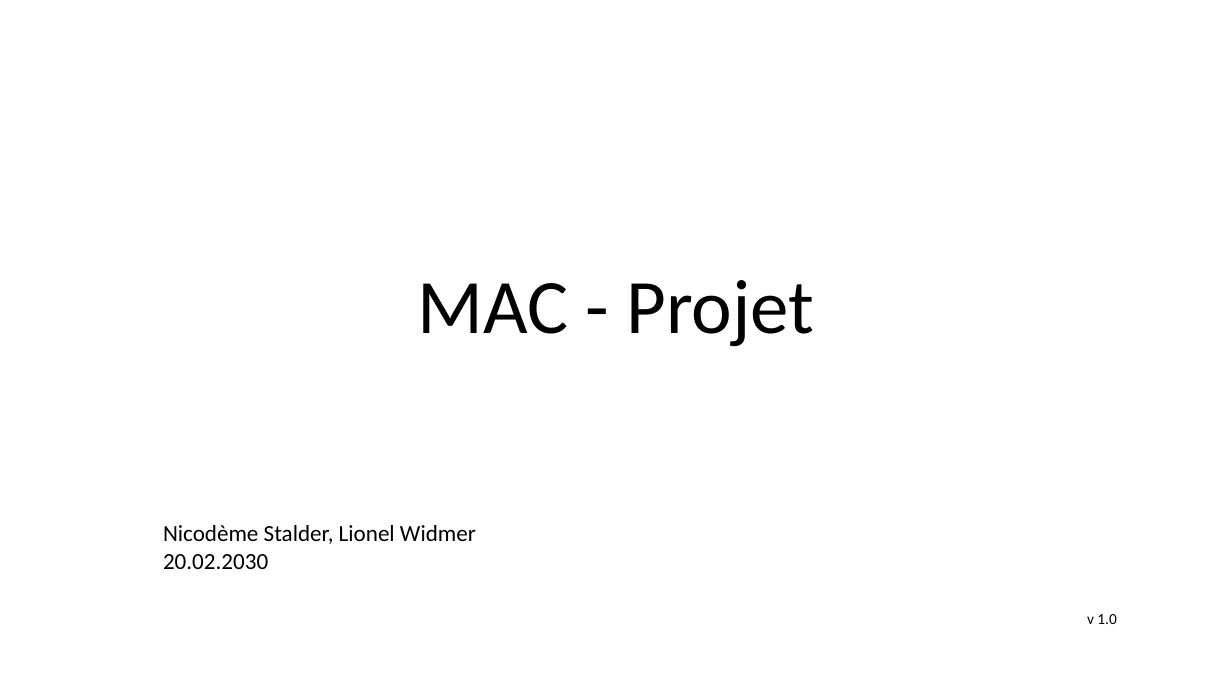
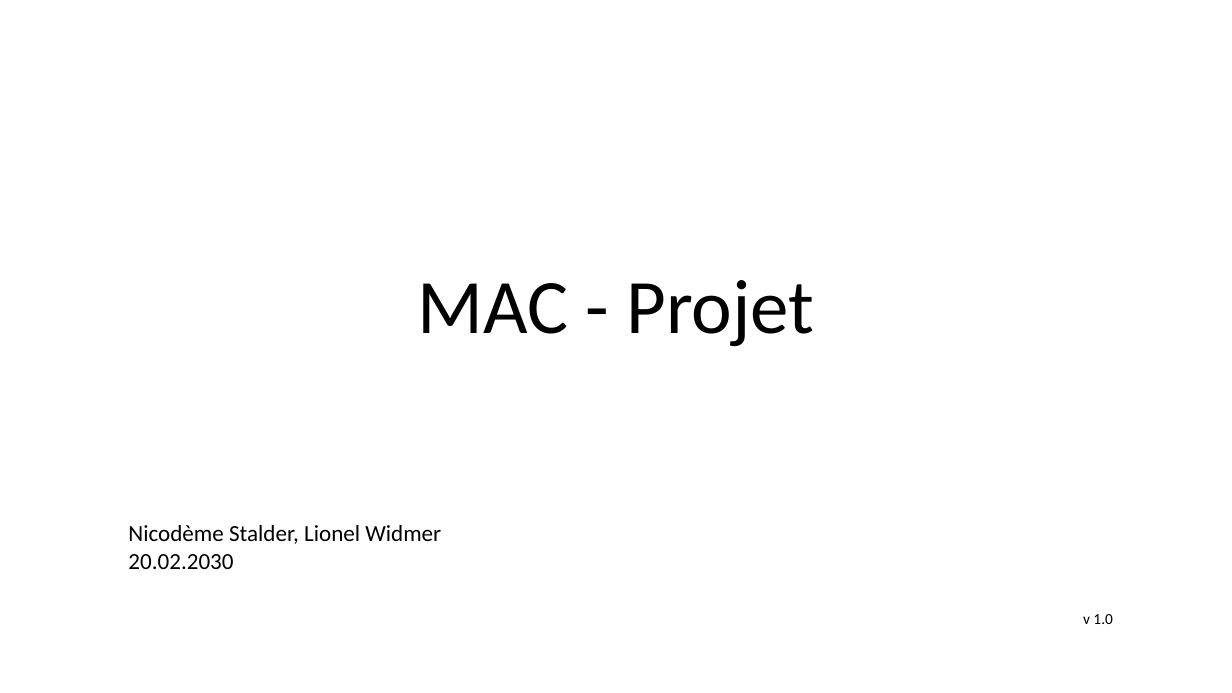
Before and after one commit to HEIGVD-MAC-project-Widmer-Stalder/MAC_project, a slide deck: slide 1 of doc/Presentation.pptx. Drawn at 1232x693 pixels with LibreOffice and Linux fonts; fonts in the diff are those of the drawing; background and template pictures are left out. Boxes give left, top, right and bottom in pixels: in the first picture for what was removed or moved away, otherwise in the second. Text is boxed around its words. In the diff, an @@ line names an element or a change of style, - is before the commit and + after.

Commit message:
alignment for queries in presentation

```diff
--- a/doc/Presentation.pptx
+++ b/doc/Presentation.pptx
@@ text "Nicodème Stalder, Lionel Widmer 20.02.2030": place and size @@
-text "Nicodème Stalder, Lionel Widmer 20.02.2030" at (163, 525, 476, 569)
+text "Nicodème Stalder, Lionel Widmer 20.02.2030" at (128, 525, 441, 569)
@@ text "v 1.0": place and size @@
-text "v 1.0" at (1087, 614, 1116, 624)
+text "v 1.0" at (1083, 614, 1112, 624)
```
Also in this commit, not shown: 7 other slides changed, 2 slides added, 1 other file.
